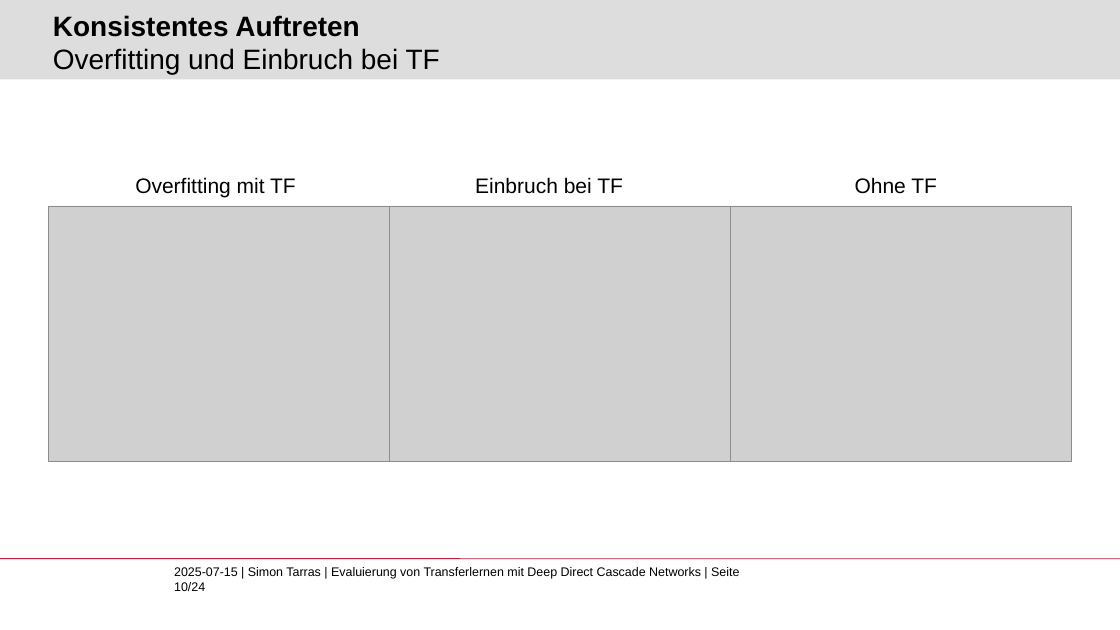
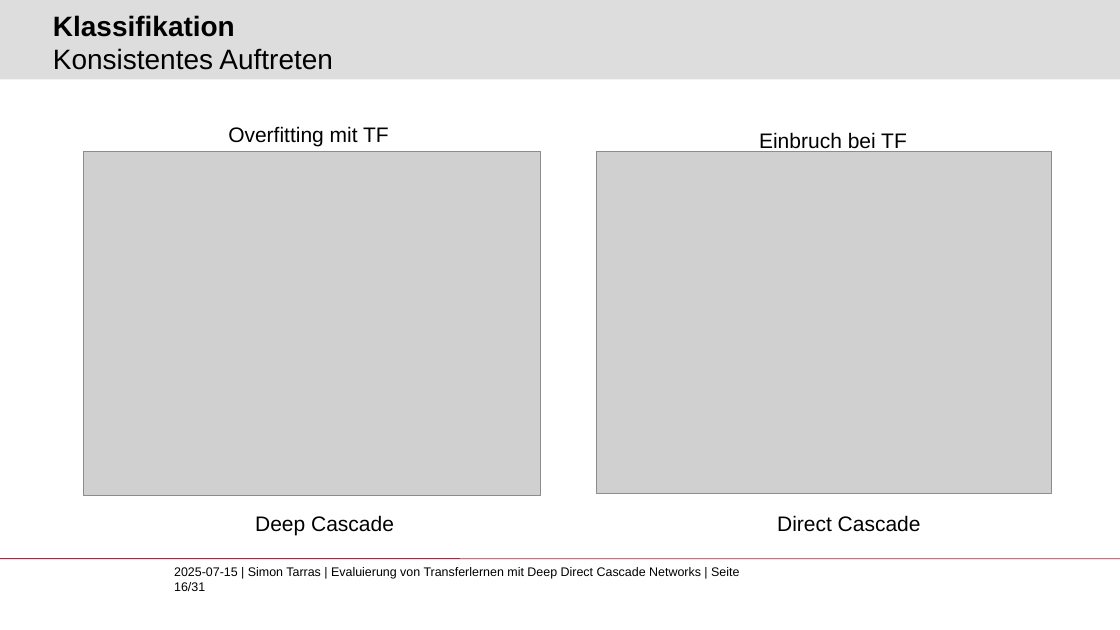
Before and after one commit to Lirras/BA_EvalTF_DDCN, a slide deck: slide 16 of BA_eval_TF.pptx (slide 10 before the commit). Drawn at 1120x630 pixels with LibreOffice and Linux fonts; fonts in the diff are those of the drawing; grey boxes stand for pictures; background and template pictures are left out. Boxes give left, top, right and bottom in pixels: in the first picture for what was removed or moved away, otherwise in the second. Text is boxed around its words. In the diff, an @@ line names an element or a change of style, - is before the commit and + after.

```diff
--- a/BA_eval_TF.pptx
+++ b/BA_eval_TF.pptx
@@ title at [53, 15, 333, 70]: text changed @@
-Konsistentes Auftreten
-Overfitting und Einbruch bei TF
+Klassifikation
+Konsistentes Auftreten
@@ text "Overfitting mit TF": place and size @@
-text "Overfitting mit TF" at [135, 177, 296, 197]
+text "Overfitting mit TF" at [228, 126, 389, 147]
@@ text "Einbruch bei TF": place and size @@
-text "Einbruch bei TF" at [475, 177, 623, 194]
+text "Einbruch bei TF" at [759, 132, 907, 152]
@@ picture: place and size @@
-picture at [390, 206, 731, 461]
+picture at [83, 152, 541, 496]
@@ picture: place and size @@
-picture at [731, 206, 1072, 461]
+picture at [597, 152, 1052, 494]
@@ text removed at [855, 177, 937, 194] @@
-Ohne TF
@@ picture removed at [49, 206, 390, 461] @@
@@ text added at [255, 515, 394, 535], 18 pt, text #000000 @@
+Deep Cascade
@@ text added at [777, 515, 921, 532], 18 pt, text #000000 @@
+Direct Cascade
@@ text at [174, 567, 739, 591]: text changed @@
-2025-07-15 | Simon Tarras | Evaluierung von Transferlernen mit Deep Direct Cascade Networks | Seite 10/24
+2025-07-15 | Simon Tarras | Evaluierung von Transferlernen mit Deep Direct Cascade Networks | Seite 16/31
```
Also in this commit, not shown: 15 other slides changed, 12 slides added, 4 slides removed.
